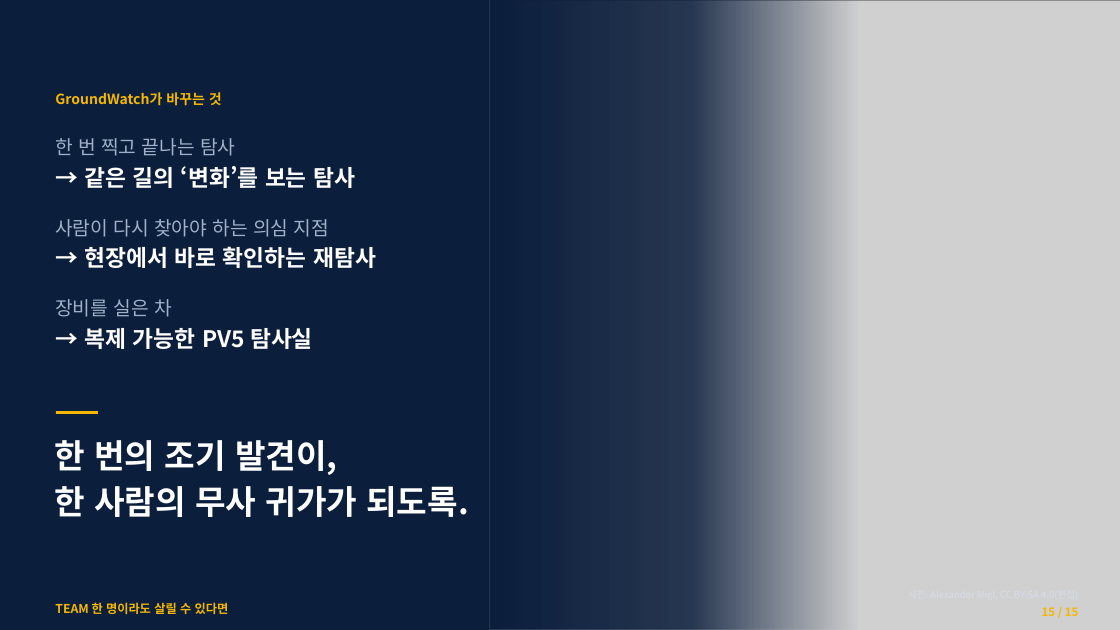
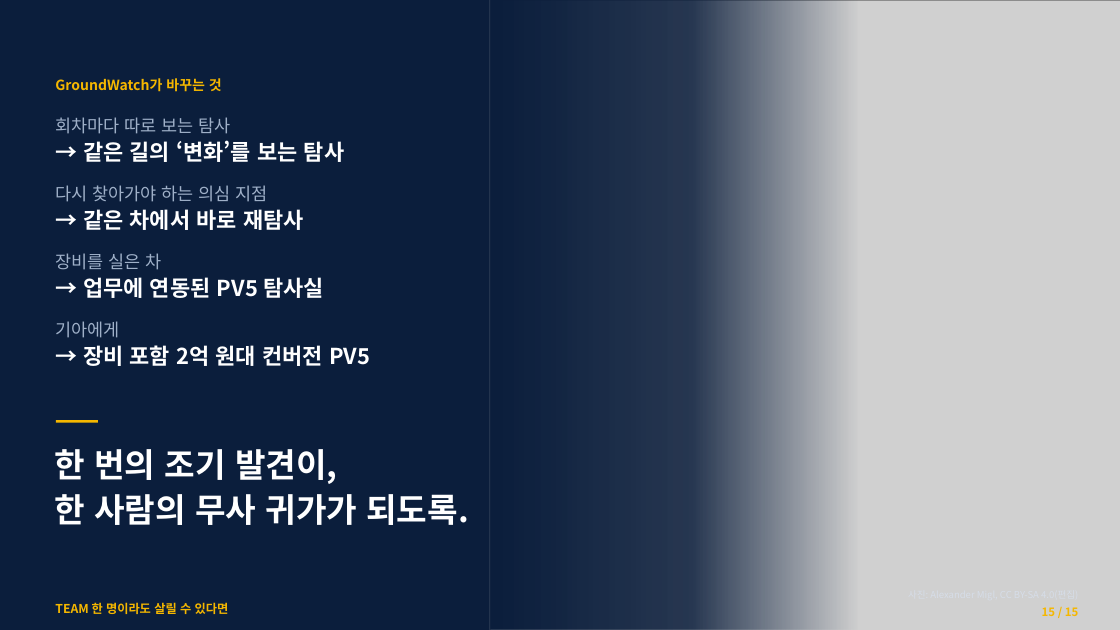
Before and after one commit to woojin-choe/pv5-hose-lab, a slide deck: slide 15 of ppt_all/PV5_GroundWatch_10_22.pptx. Drawn at 1120x630 pixels with LibreOffice and Linux fonts; fonts in the diff are those of the drawing; grey boxes stand for pictures. Boxes give left, top, right and bottom in pixels: in the first picture for what was removed or moved away, otherwise in the second. Text is boxed around its words. In the diff, an @@ line names an element or a change of style, - is before the commit and + after.

```diff
--- a/ppt_all/PV5_GroundWatch_10_22.pptx
+++ b/ppt_all/PV5_GroundWatch_10_22.pptx
@@ text "GroundWatch가 바꾸는 것" moved from (x1=55, y1=92, x2=222, y2=106) to (x1=55, y1=78, x2=222, y2=92) @@
@@ text at (x1=55, y1=117, x2=231, y2=134): text changed; size 16.5 to 15 pt @@
-한 번 찍고 끝나는 탐사
+회차마다 따로 보는 탐사
@@ text "→ 같은 길의 ‘변화’를 보는 ..." moved from (x1=84, y1=166, x2=355, y2=188) to (x1=83, y1=140, x2=344, y2=162) @@
@@ text "→ 같은 길의 ‘변화’를 보는 ..." at (x1=83, y1=140, x2=344, y2=162): size 19.5 to 18.8 pt @@
@@ text at (x1=55, y1=185, x2=268, y2=202): text changed; size 16.5 to 15 pt @@
-사람이 다시 찾아야 하는 의심 지점
+다시 찾아가야 하는 의심 지점
@@ text at (x1=83, y1=209, x2=304, y2=230): text changed; size 19.5 to 18.8 pt @@
-→ 현장에서 바로 확인하는 재탐사
+→ 같은 차에서 바로 재탐사
@@ text "장비를 실은 차" moved from (x1=55, y1=299, x2=172, y2=317) to (x1=55, y1=253, x2=161, y2=270) @@
@@ text "장비를 실은 차" at (x1=55, y1=253, x2=161, y2=270): size 16.5 to 15 pt @@
@@ text at (x1=83, y1=277, x2=324, y2=298): text changed; size 19.5 to 18.8 pt @@
-→ 복제 가능한 PV5 탐사실
+→ 업무에 연동된 PV5 탐사실
@@ text added at (x1=55, y1=321, x2=119, y2=338), 15 pt, text #9FB0C8 @@
+기아에게
@@ text added at (x1=83, y1=345, x2=370, y2=366), 18.8 pt, text #FFFFFF, bold @@
+→ 장비 포함 2억 원대 컨버전 PV5
@@ text "한 번의 조기 발견이, 한 ..." moved from (x1=55, y1=440, x2=469, y2=517) to (x1=55, y1=449, x2=469, y2=525) @@
@@ rectangle moved from (x1=56, y1=412, x2=98, y2=414) to (x1=56, y1=420, x2=98, y2=423) @@
```
Also in this commit, not shown: 9 other slides changed, 29 other files.
